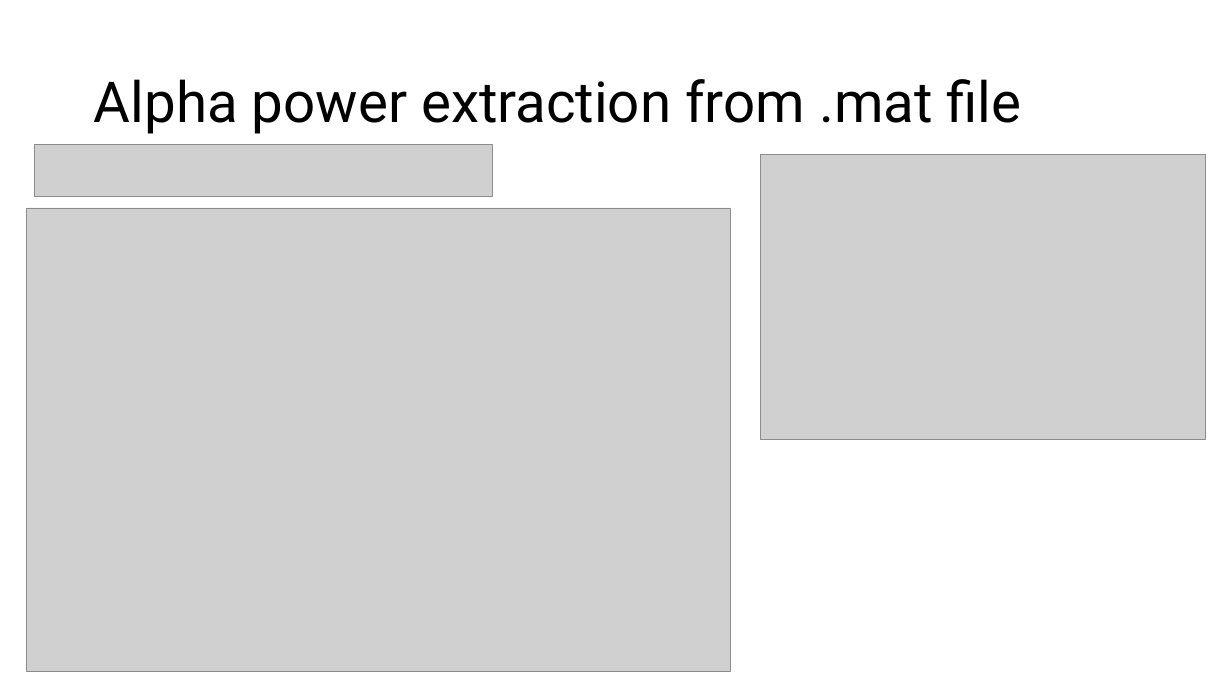
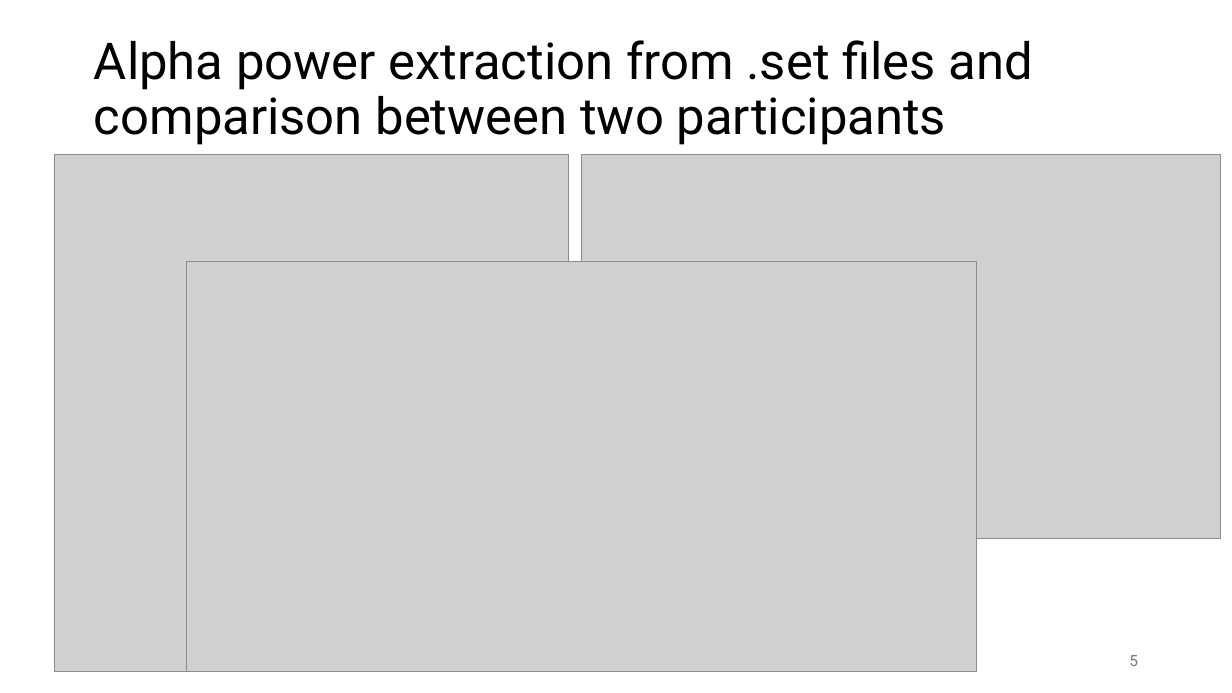
Before and after one commit to DonataBag/Pratybos-naujas, a slide deck: slide 5 of Pratybos naujas/Resting state EEG alpha waves extraction and calculations.pptx (slide 4 before the commit). Drawn at 1232x693 pixels with LibreOffice and Linux fonts; fonts in the diff are those of the drawing; grey boxes stand for pictures. Boxes give left, top, right and bottom in pixels: in the first picture for what was removed or moved away, otherwise in the second. Text is boxed around its words. In the diff, an @@ line names an element or a change of style, - is before the commit and + after.

```diff
--- a/Pratybos naujas/Resting state EEG alpha waves extraction and calculations.pptx
+++ b/Pratybos naujas/Resting state EEG alpha waves extraction and calculations.pptx
@@ title at [94, 40, 1033, 145]: text changed; size 44 to 39.6 pt @@
-Alpha power extraction from .mat file
+Alpha power extraction from .set files and comparison between two participants
@@ picture removed at [35, 145, 494, 197] @@
@@ picture: place and size @@
-picture at [27, 208, 731, 672]
+picture at [55, 154, 568, 672]
@@ picture: place and size @@
-picture at [761, 155, 1205, 440]
+picture at [581, 154, 1221, 540]
@@ picture added at [186, 262, 976, 672] @@
@@ page number added at [1129, 655, 1138, 666], 12 pt, text #797979 @@
+5
```
Also in this commit, not shown: 1 other slide changed, 7 slides added, 5 slides removed, 14 other files.
